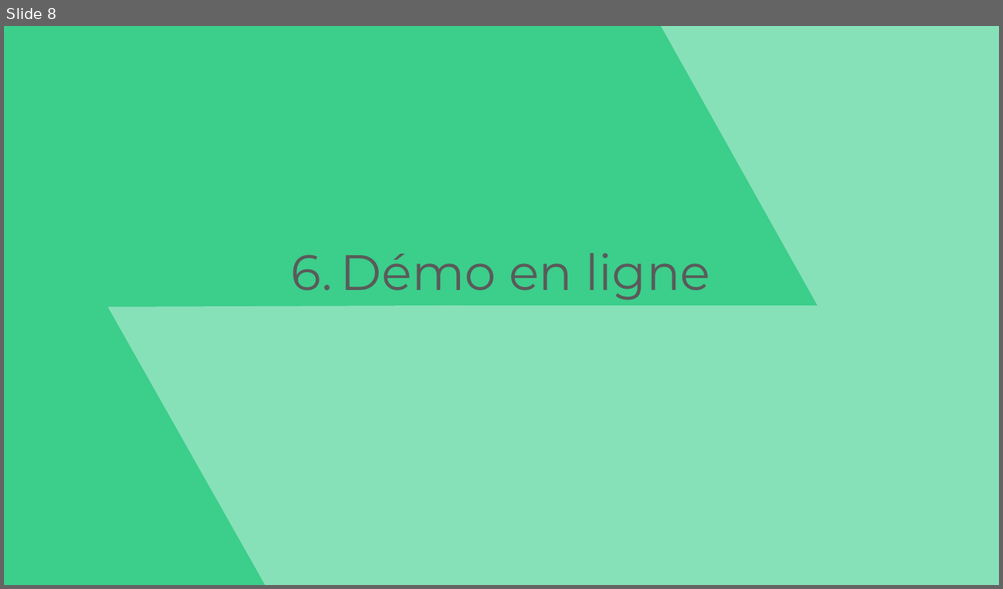
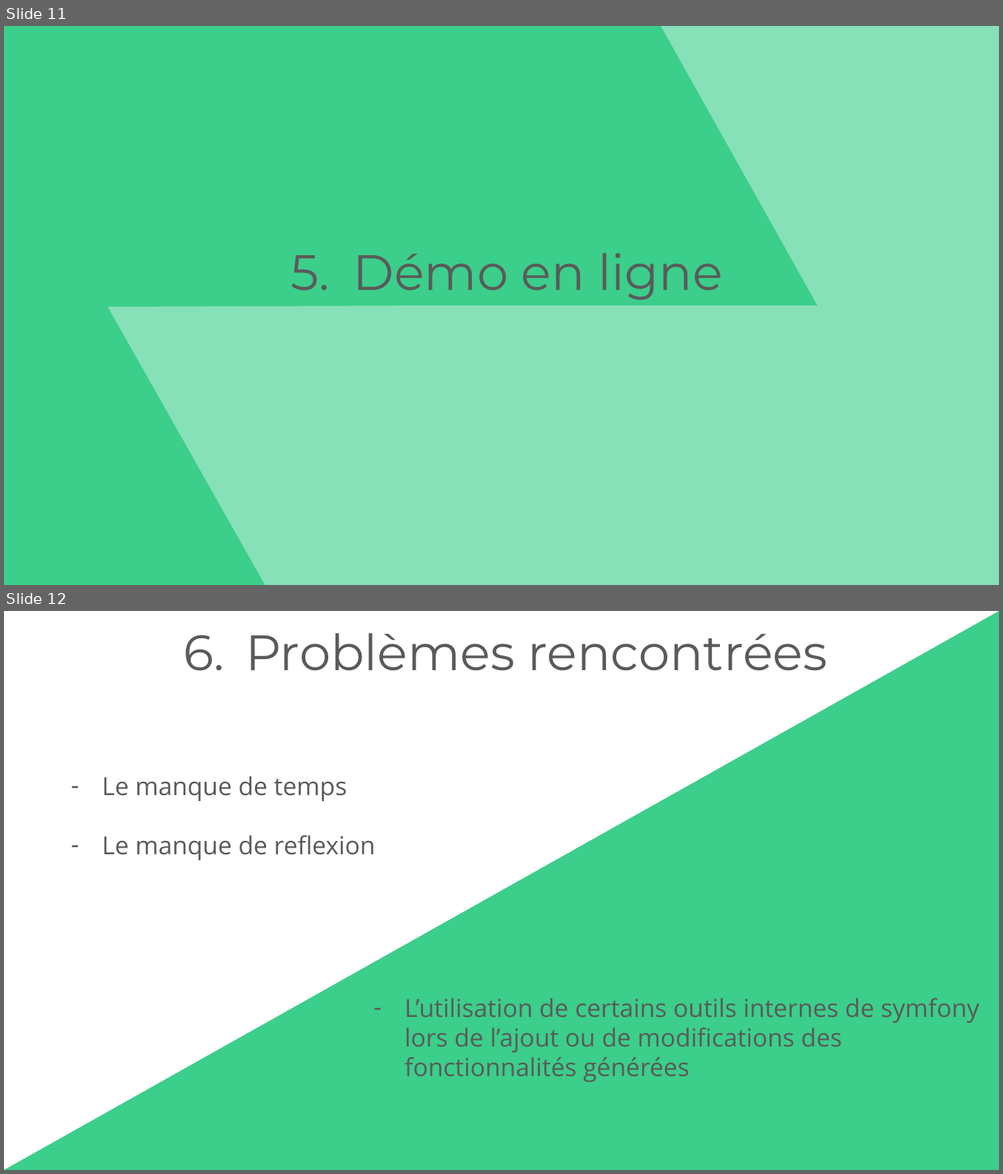
Before and after one commit to Kikuichimonji/Colorfull-CRM, a slide deck: ressources/colorfullcrm.pptx. Shown one above the other, each under a label of ours: slide 8 before the commit, slides 11 and 12 after it. The pictures are 1003x589 and 1003x1174 pixels, drawn with LibreOffice and Linux fonts; fonts in the diff are those of the drawing. Boxes give left, top, right and bottom in pixels: in the first picture for what was removed or moved away, otherwise in the second. Text is boxed around its words. In the diff, an @@ line names an element or a change of style, - is before the commit and + after.

```diff
--- a/ressources/colorfullcrm.pptx
+++ b/ressources/colorfullcrm.pptx
@@ slide 12 added at [4,611,999,1170], background #FFFFFF @@
@@ freeform shape added at [4,611,999,1170], fill #3CCE8B @@
@@ text added at [245,633,827,671], 72 pt, text #5A5A5A @@
+6. Problèmes rencontrées
@@ text added at [102,776,375,860], 36 pt, text #5A5A5A @@
+– Le manque de temps
+– Le manque de reflexion
@@ text added at [404,998,979,1082], 36 pt, text #5A5A5A @@
+– L’utilisation de certains outils internes de symfony lors de l’ajout ou de modifications des fonctionnalités générées
@@ what was slide 8 is now slide 11 @@
@@ slide 11 changed as well @@
@@ text "Démo en ligne" at [353,253,723,301]: indent changed @@
```
Also in this commit, not shown: 6 other slides changed, 5 other slides added, 15 slides removed, 6 other files.
